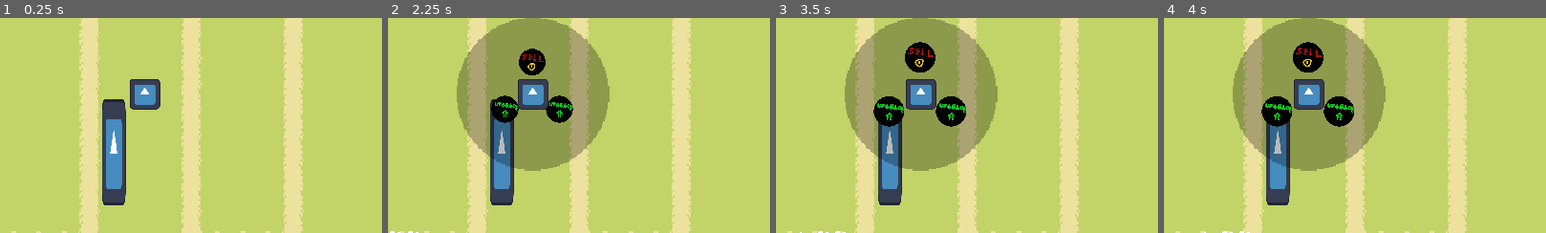
Above: before the commit, frames 1-4 (left to right).
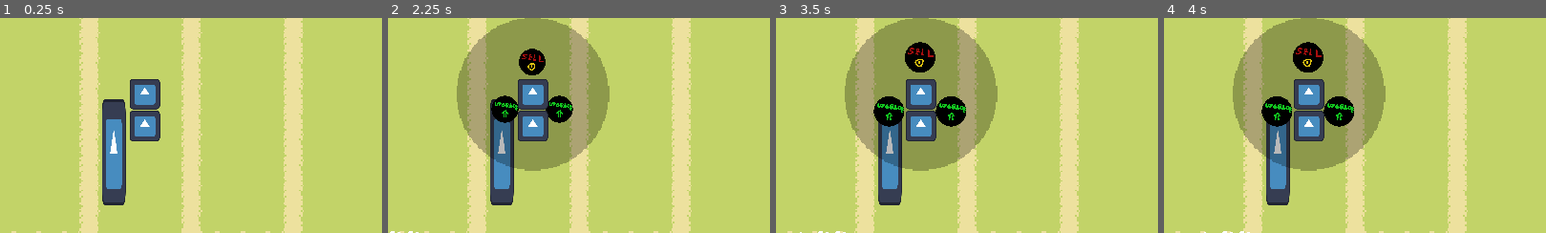
Above: after the commit, the same moments.

Repository: MindVisceral/BoneTD
Game: Godot game, scene res://Levels/Level1/Level1.tscn
The game is run twice, just before and just after one commit, with the same random seed, the same clock (stepped at 60 frames per second) and the same inputs. This scene is started directly instead of the project's main scene. The engine's default icon, where the game draws it, is replaced by a stand-in: a white triangle on a blue panel in a dark square.
Inputs (mouse positions are % of the whole screen's width and height, from its top left):
- Up to frame 1 (0.25 s): no input
- Up to frame 2 (2.25 s): click "NEXT ROUND" at 0.5 s; click "NEXT ROUND" at 1.25 s; click (19, 51) at 2.02 s
- Up to frame 3 (3.5 s): click (23, 56) at 2.75 s
- Up to frame 4 (4 s): click (15, 56) at 3.5 s
The pictures show only the part of the screen within x 0-50%, y 34-84%; the shares and areas given below are measured in that part.

The runs differ from the first frame. In frame 1, 1.1% of the frame differs, in the area x 34-42%, y 43-58%; in frame 2, 1.1%; in frame 3, 1.1%; in frame 4, 1.1%.
Error in both runs: Cannot call method 'instantiate' on a null value. (res://Entities/Towers/BaseTower/BaseTower.gd:388)

Commit message:
Renamed RayTower to DirectT, made it deal damage

Diff:
--- a/Entities/Enemies/BaseEnemy/BaseEnemy.gd
+++ b/Entities/Enemies/BaseEnemy/BaseEnemy.gd
@@ -147,8 +147,9 @@
 
 ## Make the Enemy die
 func death() -> void:
-	## We must tell the Wave (that this Enemy is a part of) that it has died
-	enemy_wave.enemy_is_dead(self)
+	## We must tell the Wave (if this Enemy is a part of one) that it has died
+	if enemy_wave:
+		enemy_wave.enemy_is_dead(self)
 	print("ENEMY ", self, " IS DEAD")
 	## This Enemy is dead, the Player should receive some Money for kiling it
 	Globals.gain_money(default_money)
--- a/Entities/Towers/RayTower/RayTower.gd
+++ b/Entities/Towers/DirectTower/DirectTower.gd
@@ -1,6 +1,6 @@
 ## Check superior BaseTower script for @tool use
 @tool
-class_name RayTower
+class_name DirectTower
 extends BaseTower
 
 
@@ -14,6 +14,16 @@
 ###-------------------------------------------------------------------------###
 ##### Shooting Variables
 ###-------------------------------------------------------------------------###
+
+
+###-------------------------------------------------------------------------###
+##### Exported variables
+###-------------------------------------------------------------------------###
+
+@export_group("Exported variables")
+
+## Damage this Tower deals directly to the Enemy.
+@export_range(0, 9999, 1) var damage: int = 1
 
 
 ###-------------------------------------------------------------------------###
@@ -48,9 +58,14 @@
 	super()
 
 
-## Deal damage to the chosen Target, as long as there is line of sight.
+## Deal damage to the chosen Target directly, without any use of projectiles.
 ## NOTE: This function's code is unique to this Tower type!
 func fire() -> void:
 	#super() ## This might be unnecessary because it's an empty dummy function.
 
-	pass
+	## Create a new DamageData to send over, give it this Towers damage-related variables,
+	## and send it over directly to the Enemy, bypassing its Hurtbox completely.
+	var damageData = DamageData.new()
+	damageData.damage_value = damage
+
+	current_target.receive_DamageData(damageData)
--- a/Entities/Towers/RayTower/RayTower.tscn
+++ b/Entities/Towers/DirectTower/DirectTower.tscn
@@ -1,10 +1,11 @@
 [gd_scene load_steps=3 format=3 uid="uid://dn0yn7md0iu0y"]
 
 [ext_resource type="PackedScene" uid="uid://u1qyk1m1yco0" path="res://Entities/Towers/BaseTower/BaseTower.tscn" id="1_je144"]
-[ext_resource type="Script" path="res://Entities/Towers/RayTower/RayTower.gd" id="2_vuqpp"]
+[ext_resource type="Script" path="res://Entities/Towers/DirectTower/DirectTower.gd" id="2_vuqpp"]
 
-[node name="RayTower" instance=ExtResource("1_je144")]
+[node name="DirectTower" instance=ExtResource("1_je144")]
 script = ExtResource("2_vuqpp")
+damage = 1
 
 [editable path="RadialTowerSelection"]
 [editable path="TowerRange"]
--- a/Levels/Level1/Level1.tscn
+++ b/Levels/Level1/Level1.tscn
@@ -9,6 +9,7 @@
 [ext_resource type="PackedScene" uid="uid://cbdr67v8qd072" path="res://Entities/Towers/StickGuy/StickGuySelectButton.tscn" id="6_4qvdn"]
 [ext_resource type="PackedScene" uid="uid://3ob5n3fq12o6" path="res://Entities/Enemies/CarpalsEnemy/CarpalsEnemy.tscn" id="7_pr6bl"]
 [ext_resource type="PackedScene" uid="uid://cavd1oiqjhyqd" path="res://Entities/Towers/ProjectileTower/ProjectileTower.tscn" id="7_ylebg"]
+[ext_resource type="PackedScene" uid="uid://dn0yn7md0iu0y" path="res://Entities/Towers/DirectTower/DirectTower.tscn" id="8_ayekn"]
 
 [sub_resource type="NavigationPolygon" id="NavigationPolygon_2vxpa"]
 vertices = PackedVector2Array(8, 8, -8, 8, -8, -8, 8, -8)
@@ -426,6 +427,9 @@
 [sub_resource type="CircleShape2D" id="CircleShape2D_n0r05"]
 radius = 48.0416
 
+[sub_resource type="CircleShape2D" id="CircleShape2D_rfdg7"]
+radius = 67.082
+
 [sub_resource type="Curve2D" id="Curve2D_ja27w"]
 _data = {
 "points": PackedVector2Array(0, 0, 0, 0, -26, 232, 0, 0, 0, 0, 55, 232, 0, 0, 0, 0, 58, 41, 0, 0, 0, 0, 120, 41, 0, 0,  …(251 unchanged characters)…
@@ -481,13 +485,22 @@
 [node name="ProjectileTower" parent="TowerHandler" node_paths=PackedStringArray("tower_handler") instance=ExtResource("7_ylebg")]
 position = Vector2(91, 139)
 tower_handler = NodePath("..")
-environment_layer = 1
 
 [node name="TowerRangeVisuals" parent="TowerHandler/ProjectileTower" index="0"]
 scale = Vector2(0.75065, 0.75065)
 
 [node name="Collider" parent="TowerHandler/ProjectileTower/TowerRange" index="0"]
 shape = SubResource("CircleShape2D_n0r05")
+
+[node name="RayTower" parent="TowerHandler" node_paths=PackedStringArray("tower_handler") instance=ExtResource("8_ayekn")]
+position = Vector2(91, 159)
+tower_handler = NodePath("..")
+
+[node name="TowerRangeVisuals" parent="TowerHandler/RayTower" index="0"]
+scale = Vector2(1.04816, 1.04816)
+
+[node name="Collider" parent="TowerHandler/RayTower/TowerRange" index="0"]
+shape = SubResource("CircleShape2D_rfdg7")
 
 [node name="MovementPath" type="Path2D" parent="."]
 z_index = 1
@@ -594,3 +607,6 @@
 [editable path="TowerHandler/ProjectileTower"]
 [editable path="TowerHandler/ProjectileTower/RadialTowerSelection"]
 [editable path="TowerHandler/ProjectileTower/TowerRange"]
+[editable path="TowerHandler/RayTower"]
+[editable path="TowerHandler/RayTower/RadialTowerSelection"]
+[editable path="TowerHandler/RayTower/TowerRange"]
--- a/Resources/DamageData.gd
+++ b/Resources/DamageData.gd
@@ -2,6 +2,6 @@
 extends Resource
 
 ## Damage value. Subtract this from health
-@export var damage_value: float = 0.0
+@export var damage_value: int = 0
 ## The point in which the Hitbox and the Hurtbox overlap (in global space)
 @export var hit_point: Vector2 = Vector2.ZERO
--- a/UI/MainMenu/MainMenu.tscn
+++ b/UI/MainMenu/MainMenu.tscn
@@ -80,13 +80,11 @@
 text = "Credits"
 
 [node name="DragButtonTop" parent="Menus/DraggableCreditsMenu" index="2"]
-auto_translate_mode = 2
 anchors_preset = -1
 anchor_bottom = 0.067
 offset_bottom = -0.150002
 
 [node name="DragButtonBottom" parent="Menus/DraggableCreditsMenu" index="3"]
-auto_translate_mode = 2
 anchors_preset = -1
 anchor_top = 0.933
 offset_top = 28.15
@@ -161,13 +159,11 @@
 text = "Main Menu"
 
 [node name="DragButtonTop" parent="Menus/DraggableMainMenu" index="2"]
-auto_translate_mode = 2
 anchors_preset = -1
 anchor_bottom = 0.067
 offset_bottom = -0.150002
 
 [node name="DragButtonBottom" parent="Menus/DraggableMainMenu" index="3"]
-auto_translate_mode = 2
 anchors_preset = -1
 anchor_top = 0.933
 offset_top = 0.149994
@@ -284,13 +280,11 @@
 text = "Settings"
 
 [node name="DragButtonTop" parent="Menus/DraggableSettingsMenu" index="2"]
-auto_translate_mode = 2
 anchors_preset = -1
 anchor_bottom = 0.067
 offset_bottom = -0.150002
 
 [node name="DragButtonBottom" parent="Menus/DraggableSettingsMenu" index="3"]
-auto_translate_mode = 2
 anchors_preset = -1
 anchor_top = 0.933
 offset_top = 28.15
Not shown: 1 places in Levels/Level1/Level1.tscn that only renumber resources
